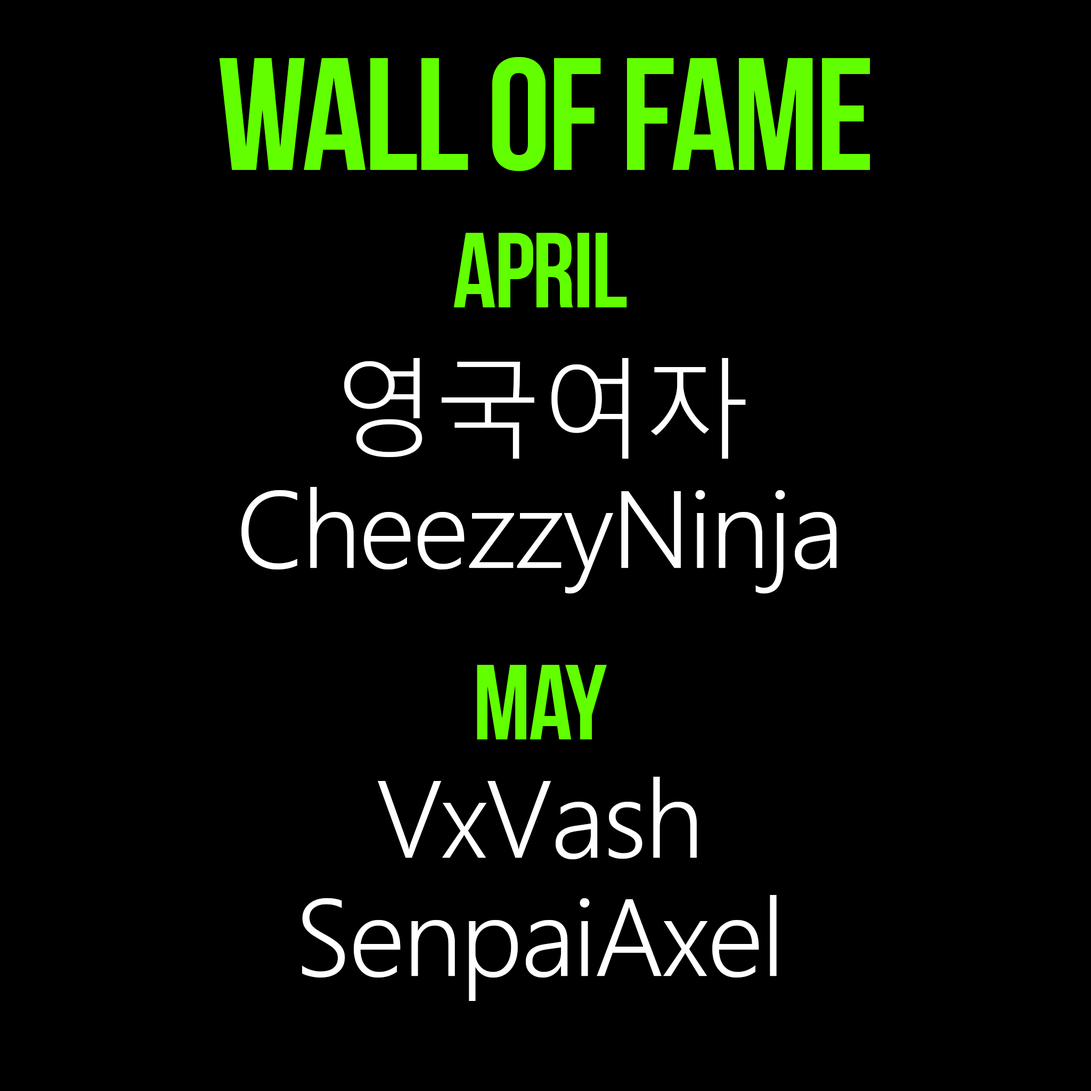
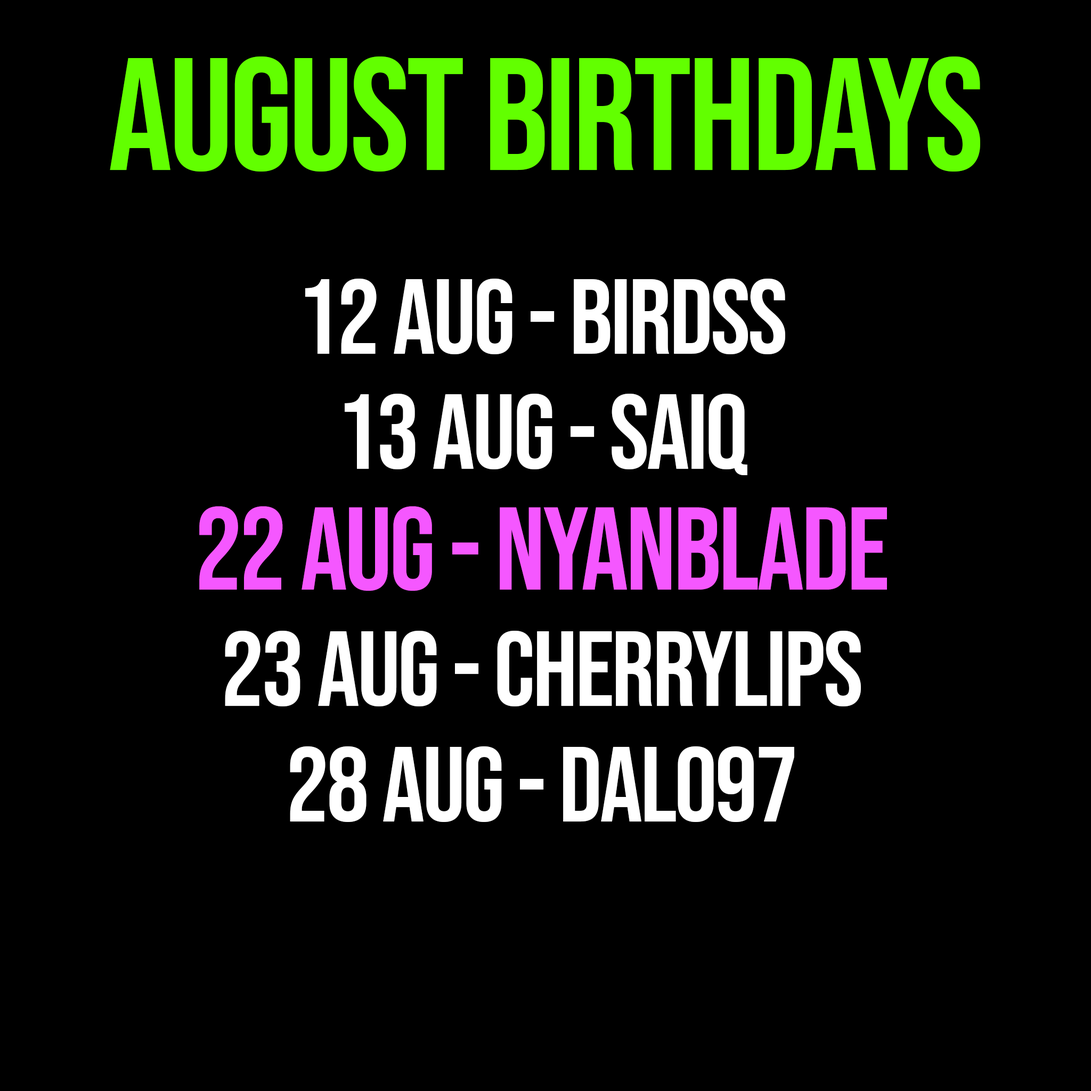
The second 1091 x 1091 image is a revision of the first. Changes to its layers:
added layer "22 AUG - nyanblade" above "28 AUG - DALO97" over [199,506,888,592]
added layer "28 AUG - DALO97" above "23 AUG - CHERRYLIPS" over [289,746,795,823]
added layer "23 AUG - CHERRYLIPS" above "13 AUG - SAIQ" over [224,631,862,707]
added layer "13 AUG - SAIQ" above "12 AUG - birdss" over [344,393,748,476]
added layer "12 AUG - birdss" above "maY VxVash SenpaiAxel" over [305,278,786,355]
hid "maY VxVash SenpaiAxel" over [302,665,778,1002]
hid "april 영국여자 CheezzyNinja" over [241,232,838,594]
renamed "WALL OF FAME" to "august birthdays", painted on it over [109,56,981,172]
